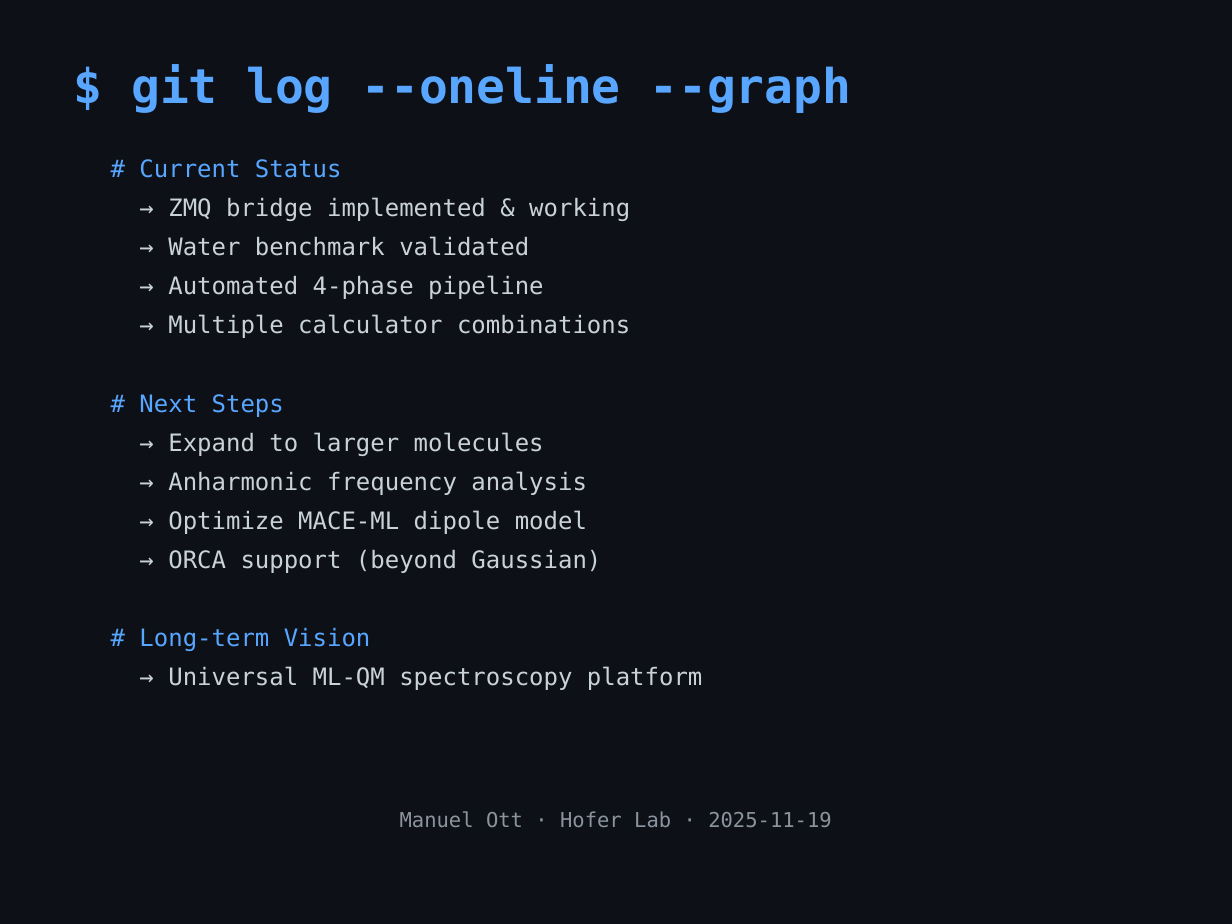
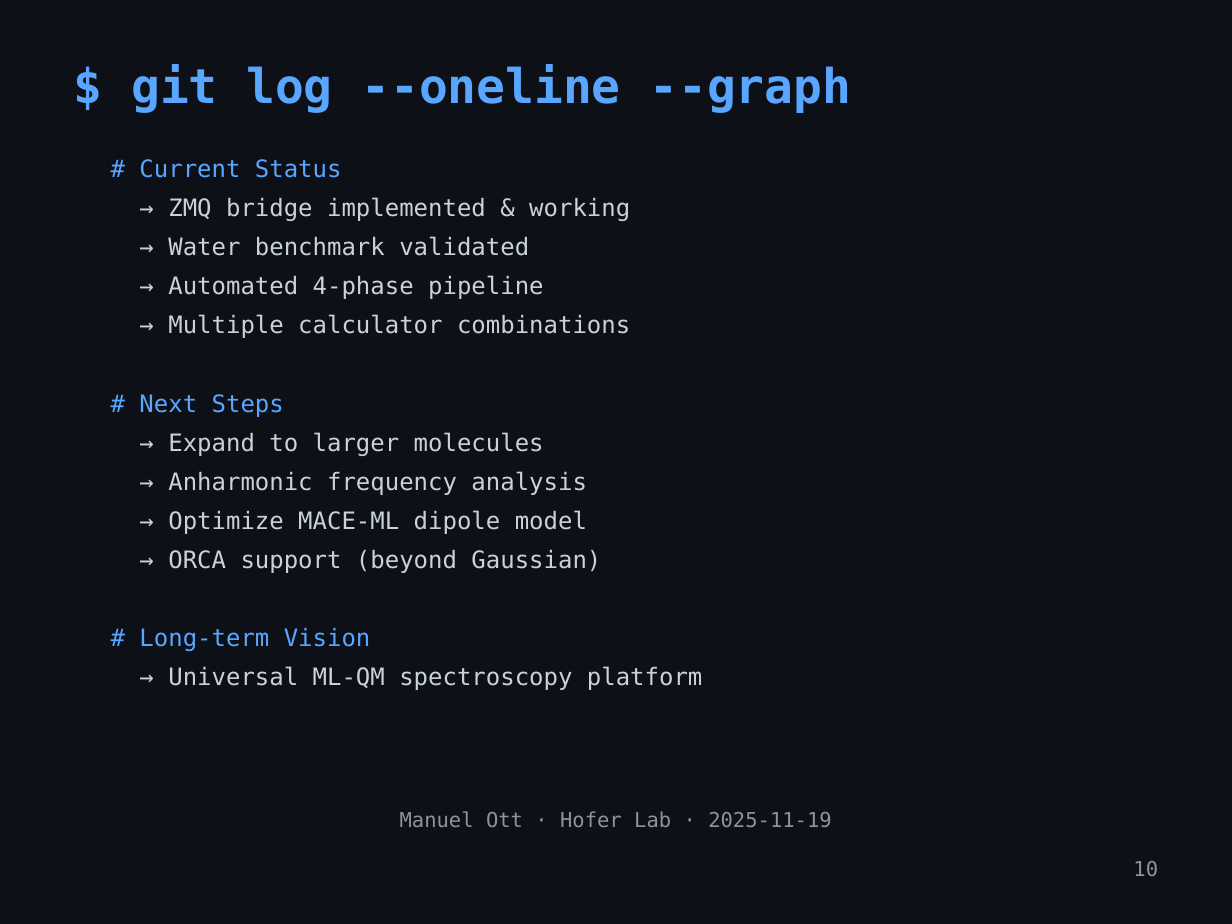
Before and after one commit to mott91/mace_gaussian_interface, a slide deck: slide 11 of presentation/mace_gaussian_presentation.pptx. Drawn at 1232x924 pixels with LibreOffice and Linux fonts; fonts in the diff are those of the drawing. Boxes give left, top, right and bottom in pixels: in the first picture for what was removed or moved away, otherwise in the second. Text is boxed around its words. In the diff, an @@ line names an element or a change of style, - is before the commit and + after.

```diff
--- a/presentation/mace_gaussian_presentation.pptx
+++ b/presentation/mace_gaussian_presentation.pptx
@@ text added at [1133, 861, 1158, 876], 12 pt, text #8B949E @@
+10
```
Also in this commit, not shown: 9 other slides changed, 3 other files.
